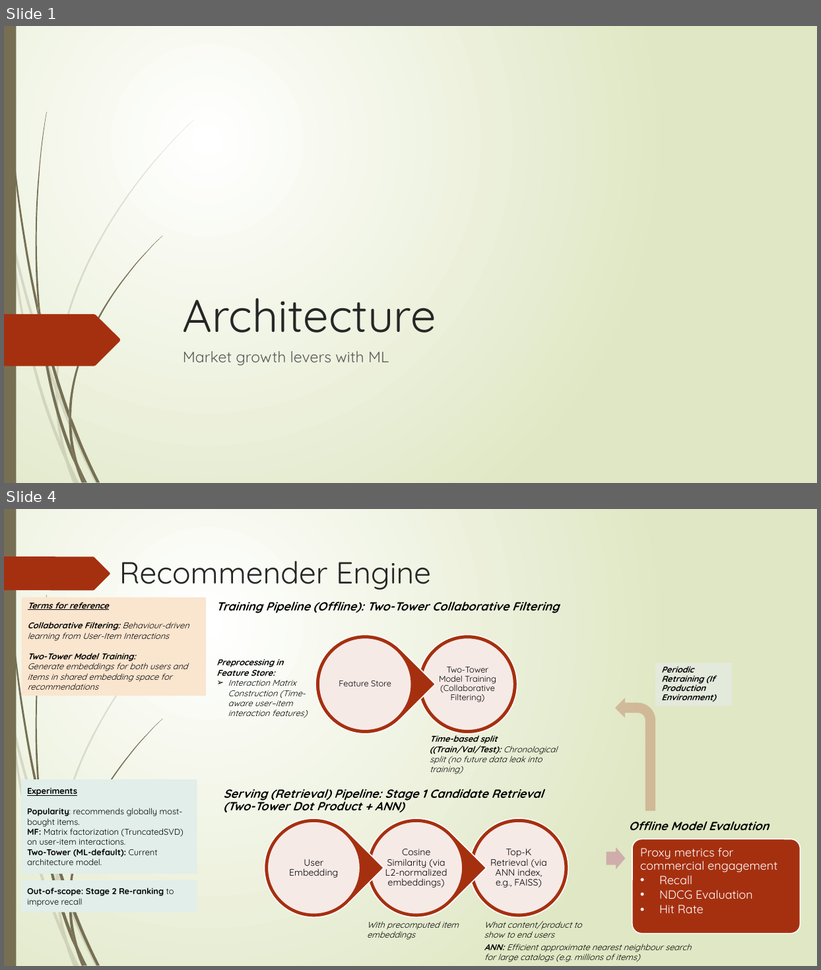
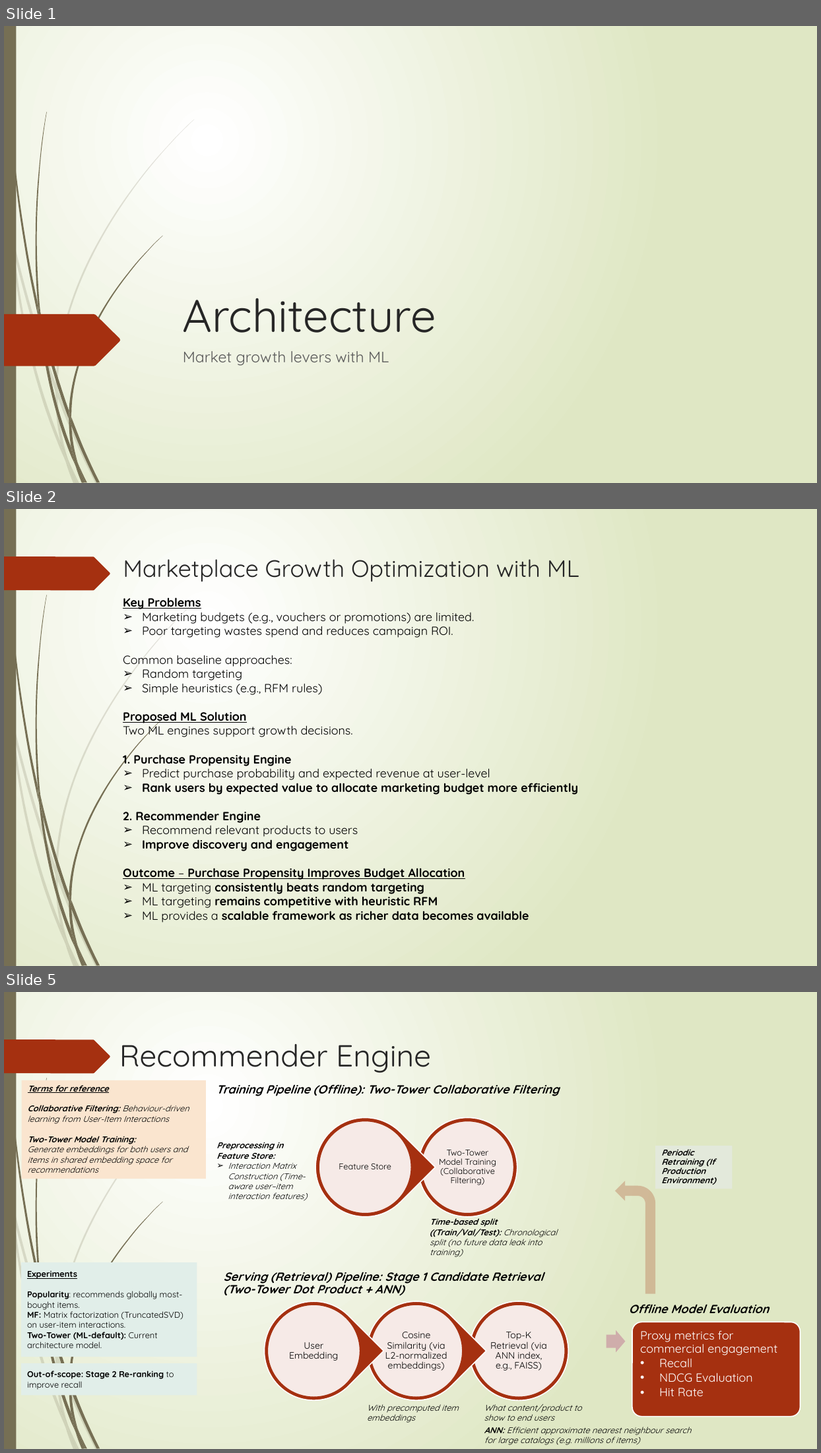
Before and after one commit to Phrey001/mle-marketplace-growth, a slide deck: docs/architecture.pptx. Shown one above the other, each under a label of ours: slides 1 and 4 before the commit, slides 1, 2 and 5 after it; the slides between them are not shown. The pictures are 821x970 and 821x1453 pixels, drawn with LibreOffice and Linux fonts; fonts in the diff are those of the drawing. Boxes give left, top, right and bottom in pixels: in the first picture for what was removed or moved away, otherwise in the second. Text is boxed around its words. In the diff, an @@ line names an element or a change of style, - is before the commit and + after.

```diff
--- a/docs/architecture.pptx
+++ b/docs/architecture.pptx
@@ slide 2 added at box(4, 509, 817, 966), background gradient #FFFFFF to #DFE8C4; not listed: 24 template elements that a slide beside it also shows @@
@@ title added at box(123, 559, 580, 582), 28 pt, text #262626 @@
+Marketplace Growth Optimization with ML
@@ text added at box(123, 597, 578, 923), 14 pt, text #000000 @@
+Key Problems
+➢ Marketing budgets (e.g., vouchers or promotions) are limited.
+➢ Poor targeting wastes spend and reduces campaign ROI.
+Common baseline approaches:
+➢ Random targeting
+➢ Simple heuristics (e.g., RFM rules)
+Proposed ML Solution
+Two ML engines support growth decisions.
+1. Purchase Propensity Engine
+➢ Predict purchase probability and expected revenue at user-level
+➢ Rank users by expected value to allocate marketing budget more efficiently
+2. Recommender Engine
+➢ Recommend relevant products to users
+➢ Improve discovery and engagement
+Outcome – Purchase Propensity Improves Budget Allocation
+➢ ML targeting consistently beats random targeting
+➢ ML targeting remains competitive with heuristic RFM
+➢ ML provides a scalable framework as richer data becomes available
@@ what was slide 4 is now slide 5 @@
```
Also in this commit, not shown: 3 slides changed, 4 other slides added, 3 slides removed, 36 other files.
